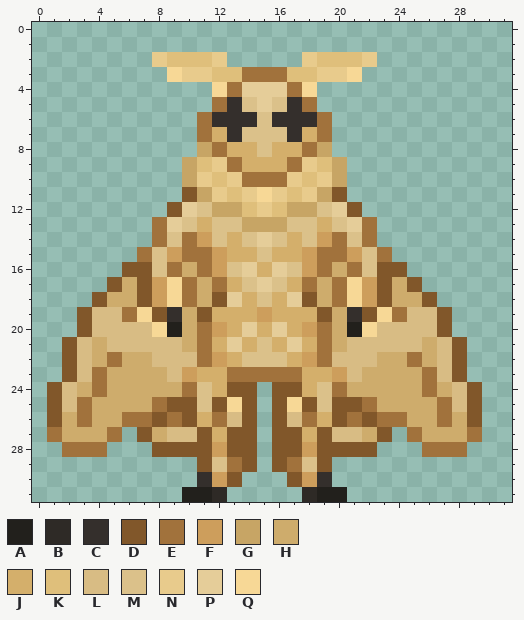
One commit to this pixel-art sprite: Resources/Textures/Nyanotrasen/Mobs/Species/Moth/parts.rsi/full.png. The picture above is the old version.
The file is 32x32 pixels. Colours within 5 levels of each other are drawn and written as one.
Palette (. is transparent): A #22201c  B #2e2a26  C #342f2c  D #81572a  E #a1723c  F #cd9e5c  G #c7a565  H #ceac6c  J #d4af6b  K #dfbf7b  L #d8bc84  M #dbc18a  N #e8cb8c  P #e5cd99  Q #f7d896
Pixels before, first column x 1:
 2 .......NKKKN.....NKKKN.......
 3 ........QNNKKEEEKKNNQ........
 4 ...........QEPPPEQ...........
 5 ...........ECMPMCE...........
 6 ..........ECCCMCCCE..........
 7 ..........EJCMMMCJE..........
 8 ..........GEJJMJJEG..........
 9 .........GKNEJJJENKG.........
10 .........GNKNEEENKNG.........
11 .........DGNKNQNKNGD.........
12 ........DPMGGKNKGGMPD........
13 .......EPMJMMGGGMMJMPE.......
14 .......EMEFMJMPMJMFEME.......
15 ......EMFEEFJJMJJFEEFME......
16 .....DDMEHEFMPJPMFEHEMDD.....
17 ....DHDFQEHEJMPMJEHEQFDHD....
18 ...DHHDFQEHDPJMJPDHEQFDHHD...
19 ..DLLEQDCHDJJJFJJJDHCDQELLD..
20 ..DLLLLQAHEFJPJPJFEHAQLLLLD..
21 .DLHLLLLLHEJPJMJPJEHLLLLLHLD.
22 .DLHEHHLLLEFJMMMJFELLLHHEHLD.
23 .DLEHHHHLFJJEEEEEJJFLHHHHELD.
24 DLHEHHHHHEMJDD.DDJMEHHHHHEHLD
25 DLEHHHHEDDMDQD.DQDMDDEHHHHELD
26 DHEHHEEDEDJELD.DLEJDEDEEHHEHD
27 EHHHE.DHLLDJDD.DDJDLLHD.EHHHE
28 .EEE...DDDDFDD.DDFDDDD...EEE.
29 ..........DMED.DEMD..........
30 ..........CFD...DFC..........
31 .........AAB.....BAA.........
The result:
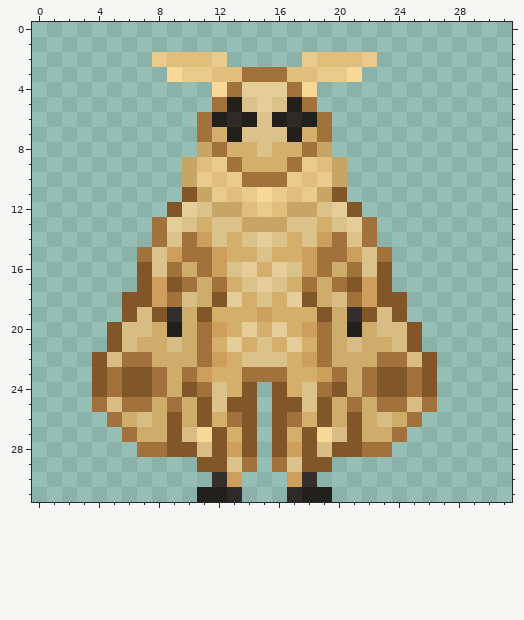
What changed:
Changed rows in their new state; - is an unchanged pixel.
first column x 12:
 5 -A---A-
 6 ABA-ABA
 7 -A---A-
first column x 1:
16 -----.-----------------.-----
17 ----..--D-----------D--..----
18 ---..D--EL---------LE--D..---
19 --...DL---------------LD...--
20 --..D--H-------------H--D..--
21 -...D-HH-------------HH-D...-
22 -..DLEEHHH---------HHHEELD..-
23 -..DEDDEHEF-J---J-FEHEDDED..-
24 ...DEDDE-DEMJ---JMED-EDDED...
25 ...ELEEHEHDMD---DMDHEHEELE...
26 ....EHLHDHDJE---EJDHDHLHE....
27 .....EH-D-QDJ---JDQ-D-HE.....
28 -...--EE--LDF---FDL--EE--...-
29 -----------DME-EMD-----------
30 ----------.CF---FC.----------
31 ---------.-AB---BA-.---------
Where, in picture pixels (left, top, right, bottom), the same in both pictures:
changed: (212, 97, 317, 142)
changed: (47, 262, 482, 502)
